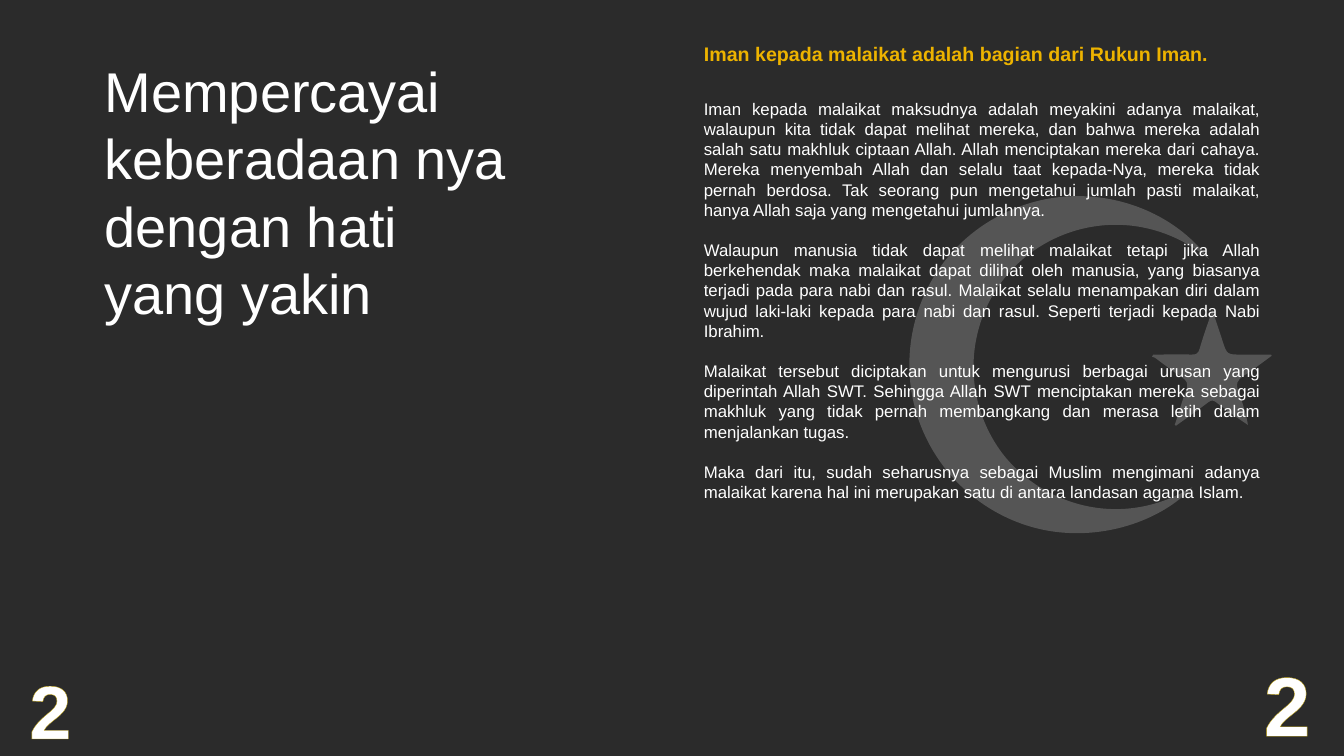
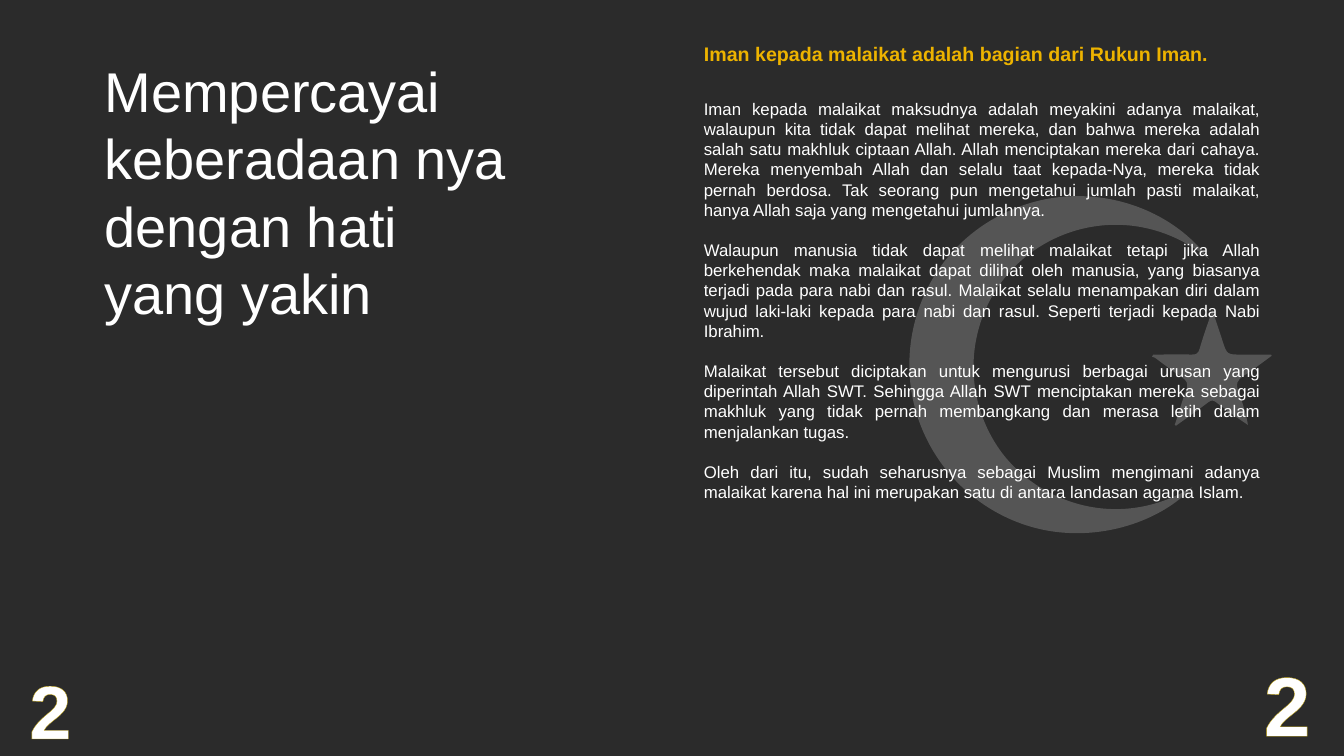
Before and after one commit to adnanerlansyah403/Tugas-Pendidikan-Agama, a slide deck: slide 5 of Presentasi Pendidikan Agama.pptx. Drawn at 1344x756 pixels with LibreOffice and Linux fonts; fonts in the diff are those of the drawing; background and template pictures are left out; a plain dark background stands for a picture behind light text. Boxes give left, top, right and bottom in pixels: in the first picture for what was removed or moved away, otherwise in the second. Text is boxed around its words. In the diff, an @@ line names an element or a change of style, - is before the commit and + after.

Commit message:
update ppt 3x

```diff
--- a/Presentasi Pendidikan Agama.pptx
+++ b/Presentasi Pendidikan Agama.pptx
@@ text at [704, 464, 1260, 502]: text changed @@
-Maka dari itu, sudah seharusnya sebagai Muslim mengimani adanya malaikat karena hal ini merupakan satu di antara landasan agama Islam.
+Oleh dari itu, sudah seharusnya sebagai Muslim mengimani adanya malaikat karena hal ini merupakan satu di antara landasan agama Islam.
```
